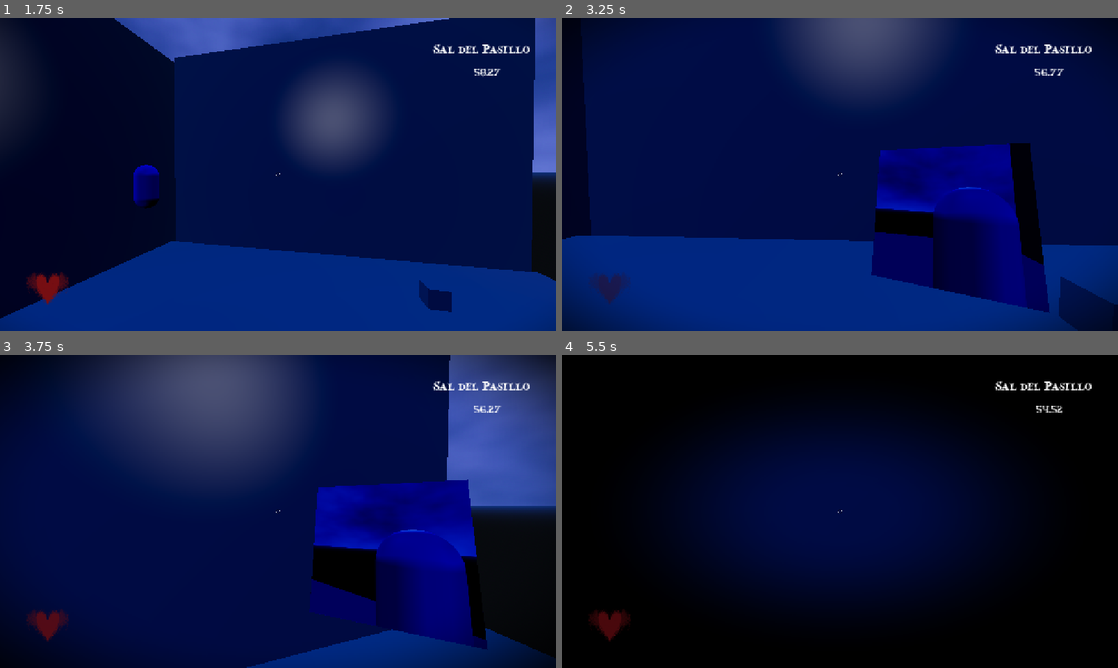
Above: before the commit, frames 1-4 (two rows, left to right).
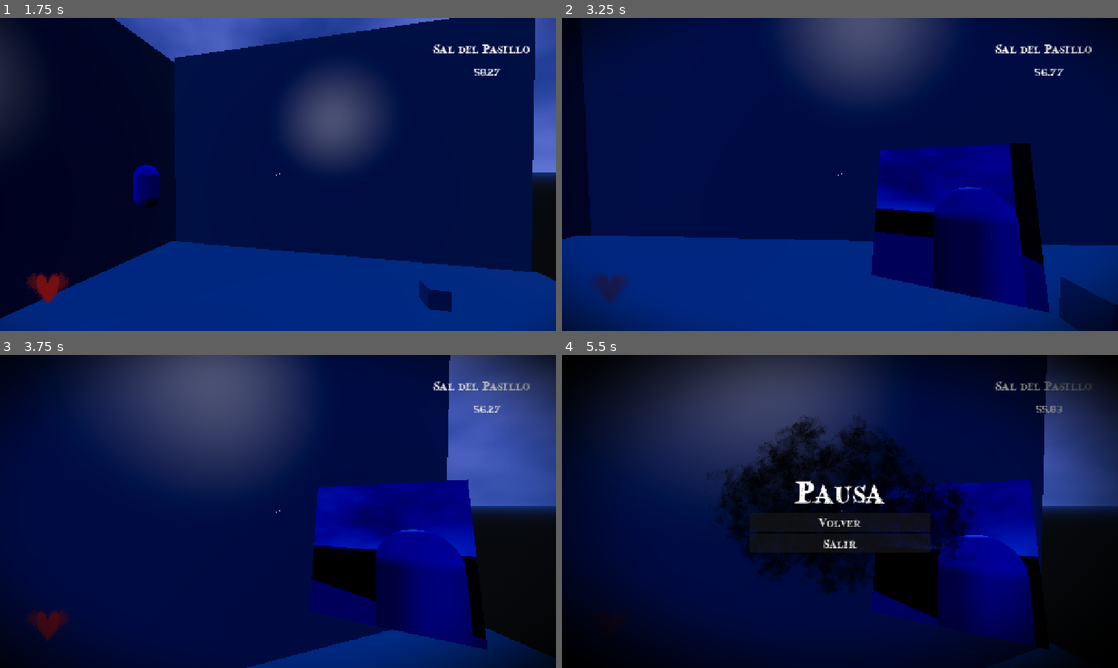
Above: after the commit, the same moments.

Repository: LeMeMua/ProjectNemesis
Game: Godot game, scene res://levels/prove_level.tscn
Two runs of this game, one before a commit and one after it. Both use one fixed random seed, a clock stepped at 60 frames per second and the inputs below. This scene is started directly instead of the project's main scene. The engine's default icon, where the game draws it, is replaced by a stand-in: a white triangle on a blue panel in a dark square.
Inputs (mouse positions are in pixels of both pictures, inside the frame that each line leads up to):
- Up to frame 1 (1.75 s): tap Enter at 0.5 s; move the mouse to (305, 174) at 0.52 s; hold W (forward) from 0.53 s (still down); tap E (Interact) at 0.6 s; tap Space (jump) at 0.77, 1.52 s; move the mouse to (250, 174) at 1.27 s; tap F (flashlight) at 1.35 s
- Up to frame 2 (3.25 s): keep holding W (forward); move the mouse to (851, 168) at 2.02 s; right-click (851, 168) at 2.1 s; move the mouse to (834, 180) at 2.77 s; tap E (Interact) at 2.85 s; tap Space (jump) at 3.02 s
- Up to frame 3 (3.75 s): keep holding W (forward); move the mouse to (316, 514) at 3.52 s; tap F (flashlight) at 3.6 s
- Up to frame 4 (5.5 s): tap Space (jump) at 3.77, 5.27 s; tap Escape (pause, bound only after the commit) at 4.15 s; release W (forward) at 4.25 s; click (840, 520) at 4.25 s, where only the run after the commit has a clickable "Volver"; move the mouse to (795, 508) at 5.02 s; hold W (forward) from 5.03 s (still down); right-click (795, 508) at 5.1 s

Frame 1 is identical in both runs. In frame 2, less than 0.1% of the frame differs, in the area x 87-96%, y 8-12%; in frame 3, 0.2%; in frame 4, 80%, in the area x 0-100%, y 0-100%.
Error after the commit: Invalid call. Nonexistent function 'resume' in base 'Control (ui_interfaces.gd)'. (res://yaisume/pausemenu/pause_menu.gd:12)

Commit message:
Pause Menu hecho
Sigue Main Menu

Diff:
--- /dev/null
+++ b/project-nemesis/Managers/scene_manager.gd
@@ -0,0 +1,4 @@
+extends Node
+
+var main_menu = preload("res://yaisume/mainmenu/MainMenu.tscn")
+var main_level = preload("res://yaisume/mainmenu/MainMenu.tscn")
--- /dev/null
+++ b/project-nemesis/UI/Main/menu_layer.gd
@@ -0,0 +1,21 @@
+extends CanvasLayer
+
+func _ready() -> void:
+    process_mode = Node.PROCESS_MODE_ALWAYS
+
+func _process(_delta: float) -> void:
+    if Input.is_action_just_pressed("pause"):
+        if get_tree().paused:
+            resume()
+        else:
+            pause()
+
+func pause() -> void:
+    get_tree().paused = true
+    $PauseMenu.visible = true
+    Input.set_mouse_mode(Input.MOUSE_MODE_VISIBLE)
+
+func resume() -> void:
+    get_tree().paused = false
+    $PauseMenu.visible = false
+    Input.set_mouse_mode(Input.MOUSE_MODE_CAPTURED)
--- /dev/null
+++ b/project-nemesis/UI/Main/ui_interfaces.gd
@@ -0,0 +1 @@
+extends Control
--- a/project-nemesis/UI/Main/ui_interfaces.tscn
+++ b/project-nemesis/UI/Main/ui_interfaces.tscn
@@ -1,8 +1,12 @@
 [gd_scene format=3 uid="uid://bdew54agnyhxv"]
 
+[ext_resource type="Script" uid="uid://cbio46dq673kg" path="res://UI/Main/ui_interfaces.gd" id="1_doij3"]
 [ext_resource type="Texture2D" uid="uid://bsx6xlikgj11s" path="res://Assets/UI/pngwing.com(1).png" id="1_x2xry"]
 [ext_resource type="PackedScene" uid="uid://cxktbw2d4423x" path="res://UI/HUD/hud.tscn" id="2_pu533"]
 [ext_resource type="PackedScene" uid="uid://rau0gk0u4exj" path="res://Shader/mask.tscn" id="3_0r8cq"]
+[ext_resource type="PackedScene" uid="uid://ds77ikq81ysf0" path="res://yaisume/muerteMenu/GameOver.tscn" id="5_as5jc"]
+[ext_resource type="Script" uid="uid://bot6c14chw7lr" path="res://UI/Main/menu_layer.gd" id="5_jstso"]
+[ext_resource type="PackedScene" uid="uid://cuetve8ce8ehy" path="res://yaisume/pausemenu/PauseMenu.tscn" id="6_jstso"]
 
 [node name="UI_Interfaces" type="Control" unique_id=1247964423]
 layout_mode = 3
@@ -11,6 +15,21 @@
 anchor_bottom = 1.0
 grow_horizontal = 2
 grow_vertical = 2
+script = ExtResource("1_doij3")
+
+[node name="PauseLayer" type="CanvasLayer" parent="." unique_id=1560537949]
+process_mode = 3
+layer = 4
+script = ExtResource("5_jstso")
+
+[node name="PauseMenu" parent="PauseLayer" unique_id=71560859 instance=ExtResource("6_jstso")]
+visible = false
+
+[node name="GameOverLayer" type="CanvasLayer" parent="." unique_id=1439299885]
+layer = 4
+
+[node name="GameOver" parent="GameOverLayer" unique_id=1902593617 instance=ExtResource("5_as5jc")]
+visible = false
 
 [node name="Crosshair" type="CanvasLayer" parent="." unique_id=1096717589]
 
@@ -31,7 +50,6 @@
 expand_mode = 1
 
 [node name="HUD" parent="." unique_id=1246105262 instance=ExtResource("2_pu533")]
-layer = 10
 
 [node name="Mask" parent="." unique_id=355107799 instance=ExtResource("3_0r8cq")]
 layer = 2
--- a/project-nemesis/project.godot
+++ b/project-nemesis/project.godot
@@ -8,11 +8,15 @@
 
 config_version=5
 
+[animation]
+
+compatibility/default_parent_skeleton_in_mesh_instance_3d=true
+
 [application]
 
 config/name="ProjectNemesis"
 run/main_scene="uid://ds77ikq81ysf0"
-config/features=PackedStringArray("4.5", "Forward Plus")
+config/features=PackedStringArray("4.6", "Forward Plus")
 run/max_fps=144
 config/icon="res://icon.svg"
 
@@ -20,6 +24,7 @@
 
 SignalManager="*uid://cp2ig1ah87geq"
 GameManager="*uid://ctmlb0o4kl70y"
+SceneManager="*uid://dtbkdkrmcfwx6"
 
 [display]
 
@@ -103,6 +108,12 @@
 , Object(InputEventJoypadButton,"resource_local_to_scene":false,"resource_name":"","device":-1,"button_index":2,"pressure":0.0,"pressed":true,"script":null)
 ]
 }
+pause={
+"deadzone": 0.2,
+"events": [Object(InputEventKey,"resource_local_to_scene":false,"resource_name":"","device":-1,"window_id":0,"alt_pressed":false,"shift_pressed":false,"ctrl_pressed":false,"meta_pressed":false,"pressed":false,"keycode":0,"physical_keycode":4194305,"key_label":0,"unicode":0,"location":0,"echo":false,"script":null)
+, Object(InputEventJoypadButton,"resource_local_to_scene":false,"resource_name":"","device":-1,"button_index":6,"pressure":0.0,"pressed":true,"script":null)
+]
+}
 
 [layer_names]
 
--- a/project-nemesis/yaisume/muerteMenu/MainMenu.tscn
+++ b/project-nemesis/yaisume/muerteMenu/GameOver.tscn
@@ -15,7 +15,8 @@
 
 [sub_resource type="StyleBoxTexture" id="StyleBoxTexture_deo0o"]
 
-[node name="Control" type="Control"]
+[node name="GameOver" type="Control" unique_id=1902593617]
+process_mode = 3
 layout_mode = 3
 anchors_preset = 8
 anchor_left = 0.5
@@ -25,7 +26,7 @@
 grow_horizontal = 2
 grow_vertical = 2
 
-[node name="VBoxContainer" type="VBoxContainer" parent="."]
+[node name="VBoxContainer" type="VBoxContainer" parent="." unique_id=1448391502]
 layout_mode = 1
 anchors_preset = 8
 anchor_left = 0.5
@@ -39,33 +40,33 @@
 grow_horizontal = 2
 grow_vertical = 2
 
-[node name="PanelContainer" type="PanelContainer" parent="VBoxContainer"]
+[node name="PanelContainer" type="PanelContainer" parent="VBoxContainer" unique_id=1744903832]
 layout_mode = 2
 size_flags_vertical = 6
 theme_override_styles/panel = SubResource("StyleBoxTexture_iiku7")
 
-[node name="MarginContainer" type="MarginContainer" parent="VBoxContainer/PanelContainer"]
+[node name="MarginContainer" type="MarginContainer" parent="VBoxContainer/PanelContainer" unique_id=1888581663]
 layout_mode = 2
 
-[node name="GridContainer" type="GridContainer" parent="VBoxContainer/PanelContainer/MarginContainer"]
+[node name="GridContainer" type="GridContainer" parent="VBoxContainer/PanelContainer/MarginContainer" unique_id=422908261]
 layout_mode = 2
 theme = ExtResource("2_jdpvn")
 
-[node name="TituloLabel" type="Label" parent="VBoxContainer/PanelContainer/MarginContainer/GridContainer"]
+[node name="TituloLabel" type="Label" parent="VBoxContainer/PanelContainer/MarginContainer/GridContainer" unique_id=1156121690]
 layout_mode = 2
 size_flags_horizontal = 6
 theme_override_fonts/font = ExtResource("1_1ijjx")
 text = "Moriste"
 horizontal_alignment = 1
 
-[node name="InicioButton" type="Button" parent="VBoxContainer/PanelContainer/MarginContainer/GridContainer"]
+[node name="InicioButton" type="Button" parent="VBoxContainer/PanelContainer/MarginContainer/GridContainer" unique_id=1339164753]
 layout_mode = 2
 theme_override_colors/font_outline_color = Color(0.45452422, 0.45452428, 0.45452422, 1)
 theme_override_styles/normal = SubResource("StyleBoxTexture_rlgnv")
 button_mask = 3
 text = "Reiniciar nivel"
 
-[node name="SalirButton" type="Button" parent="VBoxContainer/PanelContainer/MarginContainer/GridContainer"]
+[node name="SalirButton" type="Button" parent="VBoxContainer/PanelContainer/MarginContainer/GridContainer" unique_id=1932325178]
 layout_mode = 2
 theme_override_styles/normal = SubResource("StyleBoxTexture_deo0o")
 text = "Salir"
--- a/project-nemesis/yaisume/pausemenu/MainMenu.tscn
+++ /dev/null
@@ -1,55 +0,0 @@
-[gd_scene load_steps=3 format=3 uid="uid://cuetve8ce8ehy"]
-
-[ext_resource type="FontFile" uid="uid://bwgy6gy5561y6" path="res://yaisume/recursos/bloodcrow.ttf" id="1_5tydv"]
-[ext_resource type="Theme" uid="uid://b7snc41s4inld" path="res://yaisume/VivenciasTheme.tres" id="1_b7yln"]
-
-[node name="Control" type="Control"]
-layout_mode = 3
-anchors_preset = 8
-anchor_left = 0.5
-anchor_top = 0.5
-anchor_right = 0.5
-anchor_bottom = 0.5
-grow_horizontal = 2
-grow_vertical = 2
-theme = ExtResource("1_b7yln")
-
-[node name="VBoxContainer" type="VBoxContainer" parent="."]
-layout_mode = 1
-anchors_preset = 8
-anchor_left = 0.5
-anchor_top = 0.5
-anchor_right = 0.5
-anchor_bottom = 0.5
-offset_left = -208.25
-offset_top = -160.0
-offset_right = 208.25
-offset_bottom = 160.0
-grow_horizontal = 2
-grow_vertical = 2
-
-[node name="PanelContainer" type="PanelContainer" parent="VBoxContainer"]
-layout_mode = 2
-size_flags_vertical = 6
-
-[node name="MarginContainer" type="MarginContainer" parent="VBoxContainer/PanelContainer"]
-layout_mode = 2
-
-[node name="GridContainer" type="GridContainer" parent="VBoxContainer/PanelContainer/MarginContainer"]
-layout_mode = 2
-
-[node name="TituloLabel" type="Label" parent="VBoxContainer/PanelContainer/MarginContainer/GridContainer"]
-layout_mode = 2
-size_flags_horizontal = 6
-theme_override_fonts/font = ExtResource("1_5tydv")
-text = "Pausa"
-horizontal_alignment = 1
-
-[node name="InicioButton" type="Button" parent="VBoxContainer/PanelContainer/MarginContainer/GridContainer"]
-layout_mode = 2
-button_mask = 3
-text = "Volver"
-
-[node name="SalirButton" type="Button" parent="VBoxContainer/PanelContainer/MarginContainer/GridContainer"]
-layout_mode = 2
-text = "Salir"
--- /dev/null
+++ b/project-nemesis/yaisume/pausemenu/PauseMenu.tscn
@@ -0,0 +1,61 @@
+[gd_scene format=3 uid="uid://cuetve8ce8ehy"]
+
+[ext_resource type="FontFile" uid="uid://bwgy6gy5561y6" path="res://yaisume/recursos/bloodcrow.ttf" id="1_5tydv"]
+[ext_resource type="Theme" uid="uid://b7snc41s4inld" path="res://yaisume/VivenciasTheme.tres" id="1_b7yln"]
+[ext_resource type="Script" uid="uid://d2igrsfrj7qan" path="res://yaisume/pausemenu/pause_menu.gd" id="2_oy3ps"]
+
+[node name="PauseMenu" type="Control" unique_id=71560859]
+process_mode = 3
+layout_mode = 3
+anchors_preset = 8
+anchor_left = 0.5
+anchor_top = 0.5
+anchor_right = 0.5
+anchor_bottom = 0.5
+grow_horizontal = 2
+grow_vertical = 2
+theme = ExtResource("1_b7yln")
+script = ExtResource("2_oy3ps")
+
+[node name="VBoxContainer" type="VBoxContainer" parent="." unique_id=1875906597]
+layout_mode = 1
+anchors_preset = 8
+anchor_left = 0.5
+anchor_top = 0.5
+anchor_right = 0.5
+anchor_bottom = 0.5
+offset_left = -208.25
+offset_top = -160.0
+offset_right = 208.25
+offset_bottom = 160.0
+grow_horizontal = 2
+grow_vertical = 2
+
+[node name="PanelContainer" type="PanelContainer" parent="VBoxContainer" unique_id=1122131975]
+layout_mode = 2
+size_flags_vertical = 6
+
+[node name="MarginContainer" type="MarginContainer" parent="VBoxContainer/PanelContainer" unique_id=44660494]
+layout_mode = 2
+
+[node name="GridContainer" type="GridContainer" parent="VBoxContainer/PanelContainer/MarginContainer" unique_id=2024024617]
+layout_mode = 2
+
+[node name="TituloLabel" type="Label" parent="VBoxContainer/PanelContainer/MarginContainer/GridContainer" unique_id=1394044320]
+layout_mode = 2
+size_flags_horizontal = 6
+theme_override_fonts/font = ExtResource("1_5tydv")
+text = "Pausa"
+horizontal_alignment = 1
+
+[node name="InicioButton" type="Button" parent="VBoxContainer/PanelContainer/MarginContainer/GridContainer" unique_id=1410100695]
+layout_mode = 2
+button_mask = 3
+text = "Volver"
+
+[node name="SalirButton" type="Button" parent="VBoxContainer/PanelContainer/MarginContainer/GridContainer" unique_id=383237608]
+layout_mode = 2
+text = "Salir"
+
+[connection signal="button_down" from="VBoxContainer/PanelContainer/MarginContainer/GridContainer/InicioButton" to="." method="_on_inicio_button_button_down"]
+[connection signal="button_down" from="VBoxContainer/PanelContainer/MarginContainer/GridContainer/SalirButton" to="." method="_on_salir_button_button_down"]
--- /dev/null
+++ b/project-nemesis/yaisume/pausemenu/pause_menu.gd
@@ -0,0 +1,12 @@
+extends Control
+
+func _ready() -> void:
+	visible = false
+	process_mode = Node.PROCESS_MODE_ALWAYS
+
+func _on_salir_button_button_down() -> void:
+	get_tree().paused = false
+	get_tree().change_scene_to_packed(SceneManager.main_menu)
+
+func _on_inicio_button_button_down() -> void:
+	get_owner().resume()  # llama al CanvasLayer
Not shown: 1 places in project-nemesis/Ambient/Sky/procedural_sky_material.tres that only renumber resources
Not shown, added: project-nemesis/Managers/scene_manager.gd.uid
Not shown, added: project-nemesis/UI/Main/menu_layer.gd.uid
Not shown, added: project-nemesis/UI/Main/ui_interfaces.gd.uid
Not shown: 1 places in project-nemesis/yaisume/VivenciasTheme.tres that only renumber resources
Not shown: 1 places in project-nemesis/yaisume/muerteMenu/GameOver.tscn that only renumber resources
Not shown, added: project-nemesis/yaisume/pausemenu/pause_menu.gd.uid
